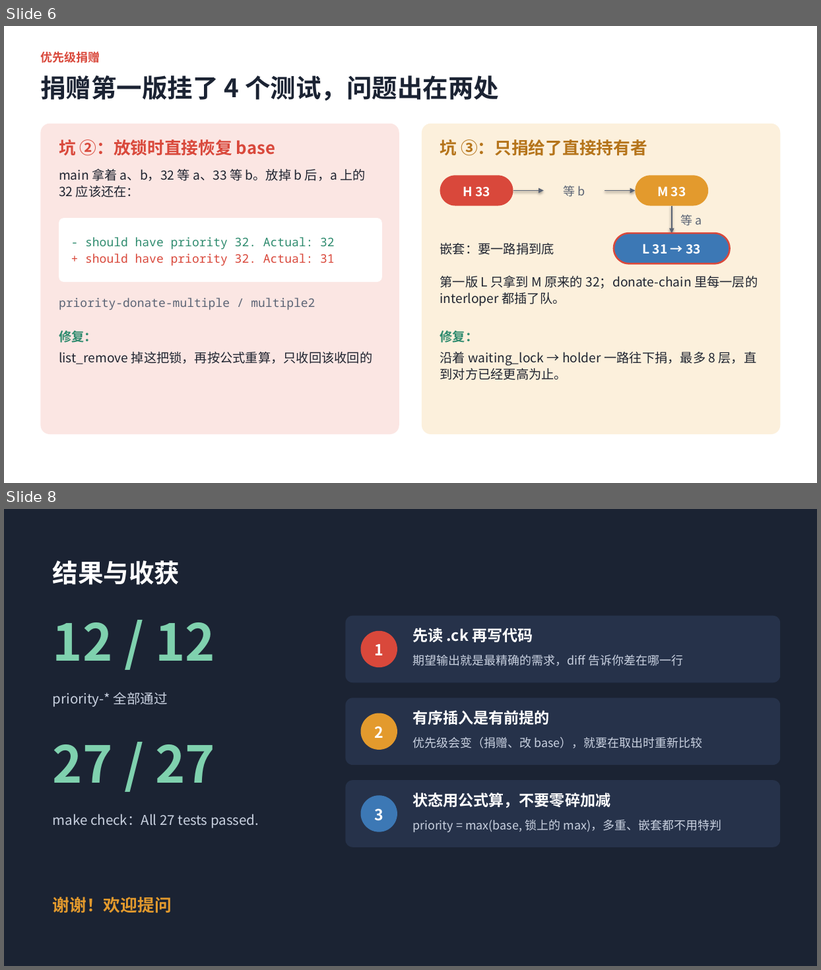
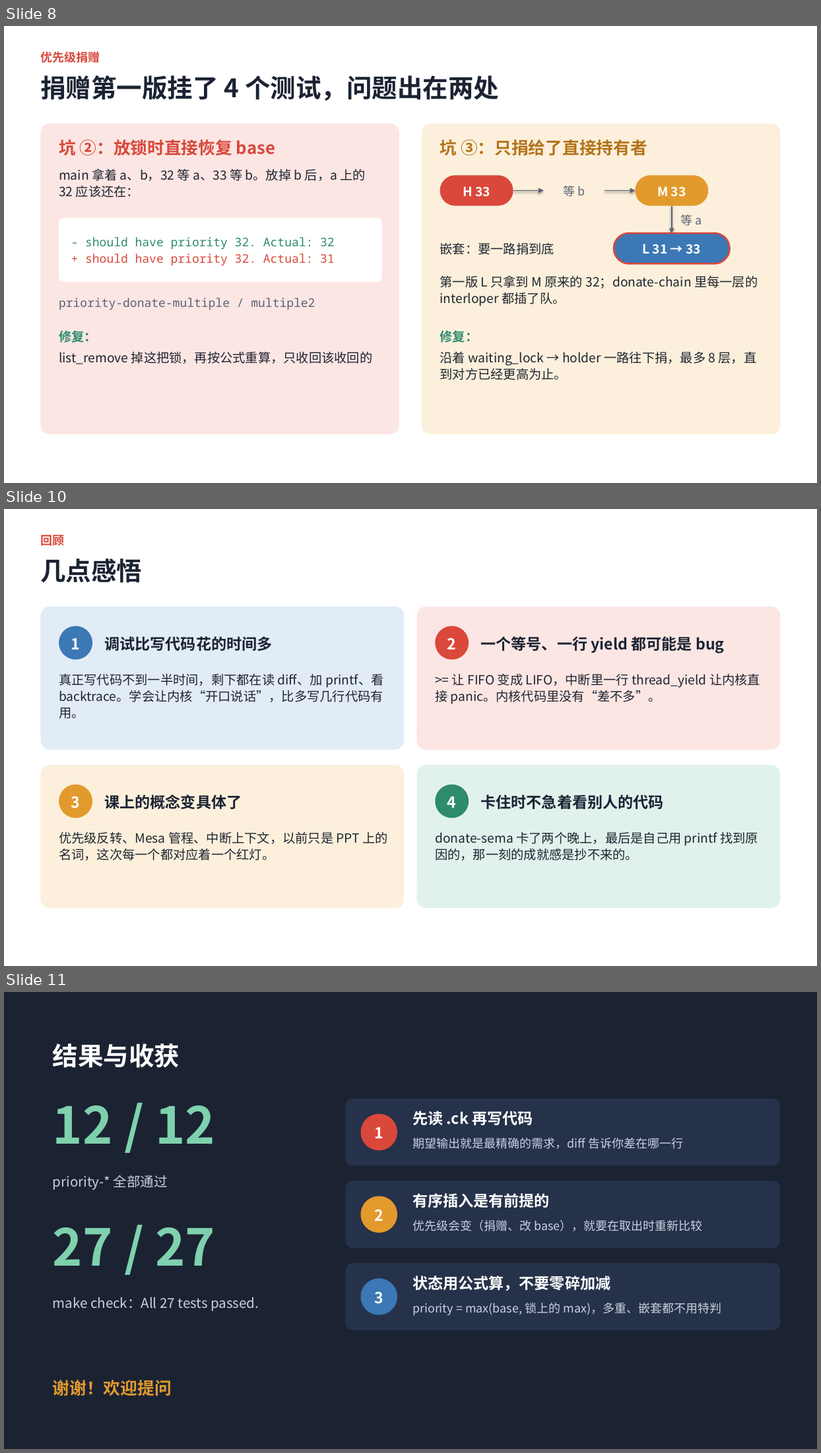
Before and after one commit to LiuXiaofan-0321/ruangongdaershang, a slide deck: 操作系统lab/lab3/作业3.2-priority讲解.pptx. Shown one above the other, each under a label of ours: slides 6 and 8 before the commit, slides 8, 10 and 11 after it; the slides between them are not shown. The pictures are 821x970 and 821x1453 pixels, drawn with LibreOffice and Linux fonts; fonts in the diff are those of the drawing. Boxes give left, top, right and bottom in pixels: in the first picture for what was removed or moved away, otherwise in the second. Text is boxed around its words. In the diff, an @@ line names an element or a change of style, - is before the commit and + after.

```diff
--- a/操作系统lab/lab3/作业3.2-priority讲解.pptx
+++ b/操作系统lab/lab3/作业3.2-priority讲解.pptx
@@ slide 10 added at (x1=4, y1=509, x2=817, y2=966), background #FFFFFF @@
@@ text added at (x1=40, y1=533, x2=64, y2=549), 14 pt, text #D9483B, bold @@
+回顾
@@ text added at (x1=40, y1=559, x2=142, y2=583), 30 pt, text #1B2333, bold @@
+几点感悟
@@ rounded rectangle added at (x1=40, y1=607, x2=404, y2=750), fill #E2ECF7 @@
@@ rounded rectangle added at (x1=417, y1=607, x2=781, y2=750), fill #FBE6E3 @@
@@ rounded rectangle added at (x1=59, y1=626, x2=92, y2=659), fill #3C78B5 @@
@@ rounded rectangle added at (x1=435, y1=626, x2=469, y2=659), fill #D9483B @@
@@ text added at (x1=71, y1=638, x2=81, y2=650), 18 pt, text #FFFFFF, bold @@
+1
@@ text added at (x1=104, y1=636, x2=272, y2=651), 18 pt, text #1B2333, bold @@
+调试比写代码花的时间多
@@ text added at (x1=448, y1=638, x2=457, y2=650), 18 pt, text #FFFFFF, bold @@
+2
@@ text added at (x1=481, y1=636, x2=724, y2=654), 18 pt, text #1B2333, bold @@
+一个等号、一行 yield 都可能是 bug
@@ text added at (x1=59, y1=674, x2=384, y2=719), 15 pt, text #1F2430 @@
+真正写代码不到一半时间，剩下都在读 diff、加 printf、看 backtrace。学会让内核“开口说话”，比多写几行代码有用。
@@ text added at (x1=435, y1=673, x2=760, y2=704), 15 pt, text #1F2430 @@
+>= 让 FIFO 变成 LIFO，中断里一行 thread_yield 让内核直接 panic。内核代码里没有“差不多”。
@@ rounded rectangle added at (x1=40, y1=765, x2=404, y2=908), fill #FCF0DC @@
@@ rounded rectangle added at (x1=417, y1=765, x2=781, y2=908), fill #E1F2EC @@
@@ rounded rectangle added at (x1=59, y1=785, x2=92, y2=819), fill #E39A2D @@
@@ rounded rectangle added at (x1=435, y1=785, x2=469, y2=819), fill #2E8B6E @@
@@ text added at (x1=71, y1=796, x2=81, y2=809), 18 pt, text #FFFFFF, bold @@
+3
@@ text added at (x1=104, y1=795, x2=242, y2=809), 18 pt, text #1B2333, bold @@
+课上的概念变具体了
@@ text added at (x1=448, y1=797, x2=457, y2=808), 18 pt, text #FFFFFF, bold @@
+4
@@ text added at (x1=481, y1=795, x2=664, y2=809), 18 pt, text #1B2333, bold @@
+卡住时不急着看别人的代码
@@ text added at (x1=59, y1=832, x2=387, y2=861), 15 pt, text #1F2430 @@
+优先级反转、Mesa 管程、中断上下文，以前只是 PPT 上的名词，这次每一个都对应着一个红灯。
@@ text added at (x1=435, y1=832, x2=758, y2=861), 15 pt, text #1F2430 @@
+donate-sema 卡了两个晚上，最后是自己用 printf 找到原因的，那一刻的成就感是抄不来的。
@@ what was slide 6 is now slide 8 @@
@@ what was slide 8 is now slide 11 @@
```
Also in this commit, not shown: 1 slide changed, 2 other slides added, 4 other files.
